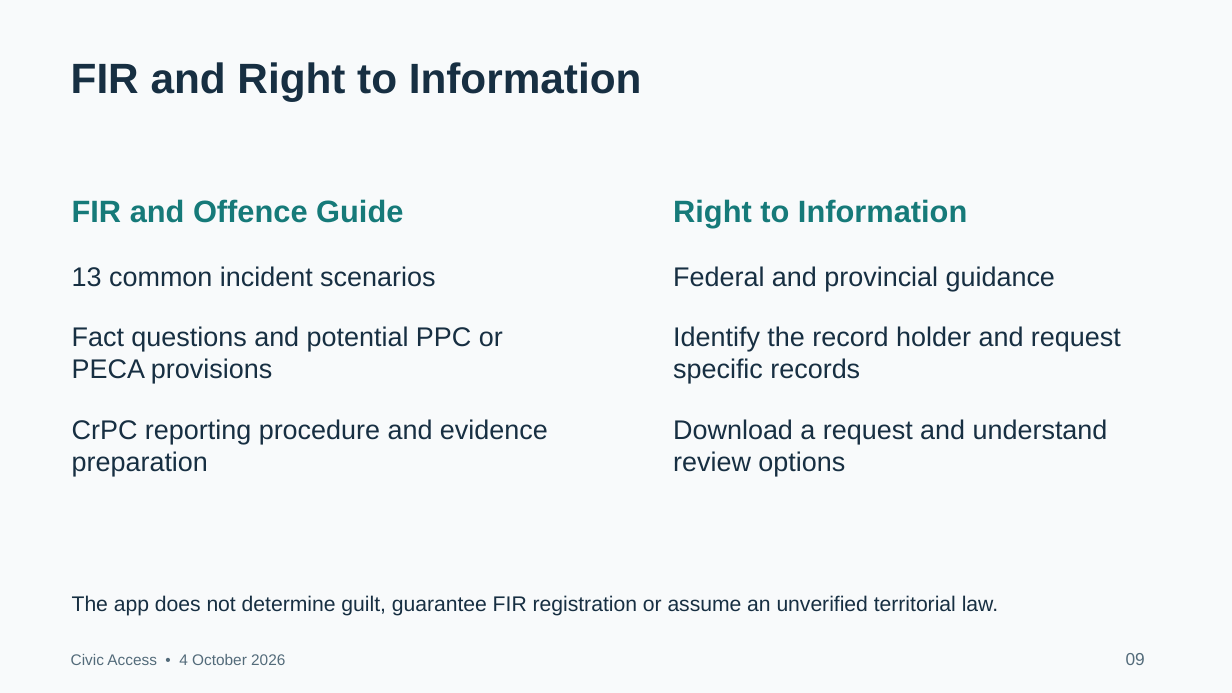
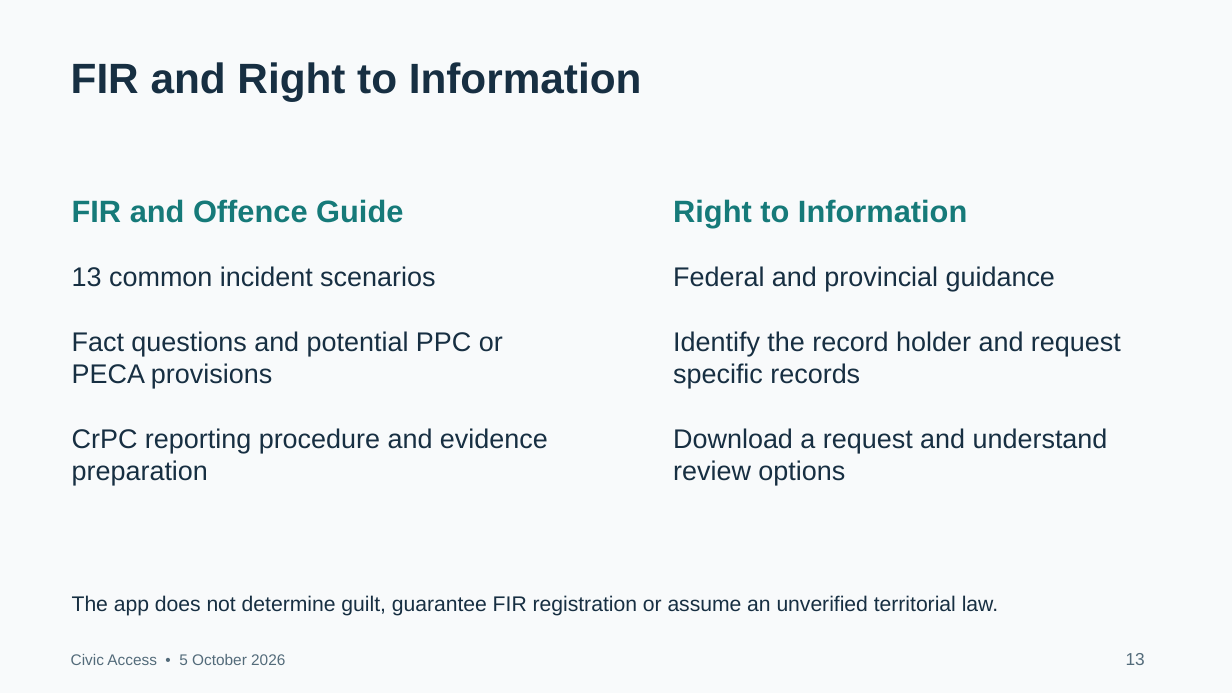
Before and after one commit to ahmadsajjad-logix/public-grievance-platform, a slide deck: slide 13 of docs/Civic Access Project Presentation.pptx (slide 9 before the commit). Drawn at 1232x693 pixels with LibreOffice and Linux fonts; fonts in the diff are those of the drawing. Boxes give left, top, right and bottom in pixels: in the first picture for what was removed or moved away, otherwise in the second. Text is boxed around its words. In the diff, an @@ line names an element or a change of style, - is before the commit and + after.

```diff
--- a/docs/Civic Access Project Presentation.pptx
+++ b/docs/Civic Access Project Presentation.pptx
@@ text "13 common incident scenarios" rewrapped from (72,266,548,476) to (72,266,548,485) @@
@@ text "Federal and provincial guidance" rewrapped from (673,266,1121,476) to (673,266,1121,485) @@
@@ text at (71,654,285,665): text changed @@
-Civic Access • 4 October 2026
+Civic Access • 5 October 2026
@@ text at (1126,653,1145,665): text changed @@
-09
+13
```
Also in this commit, not shown: 12 other slides changed, 3 slides added, 2 other files.
